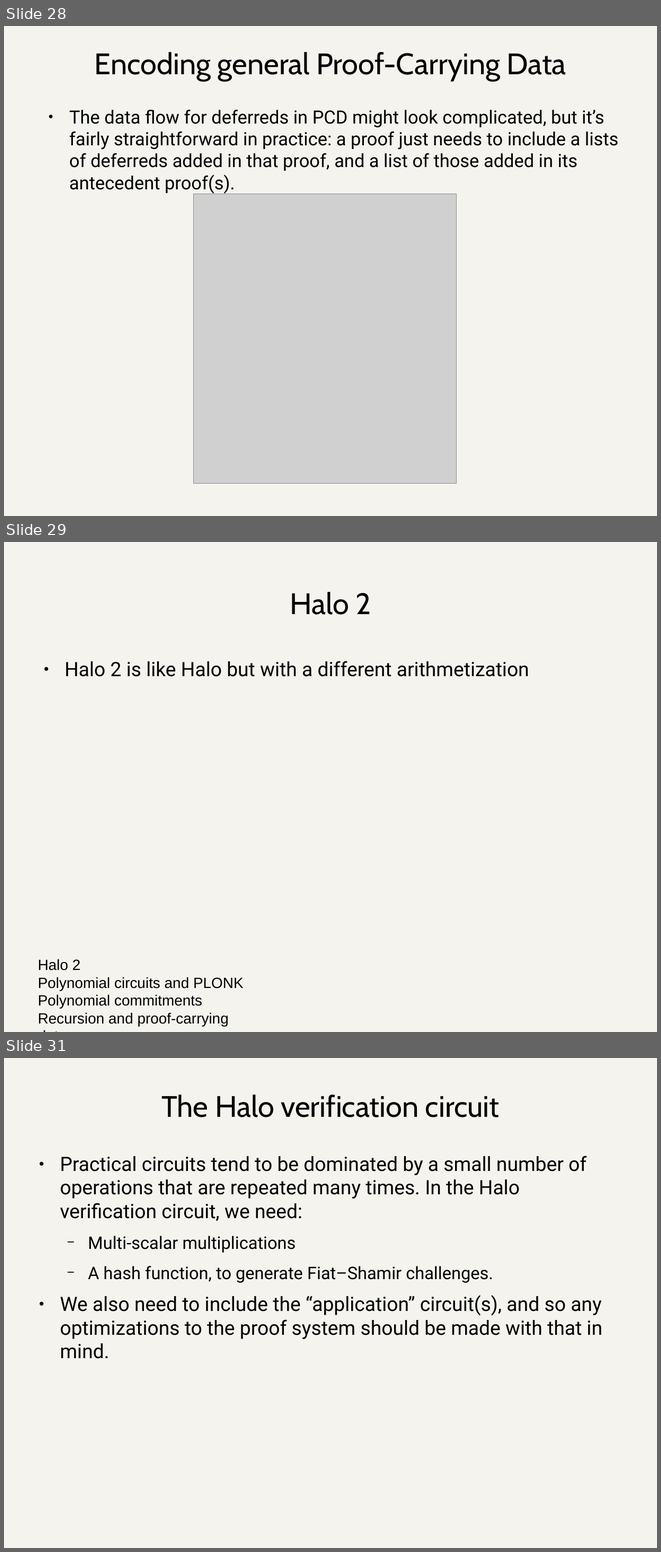
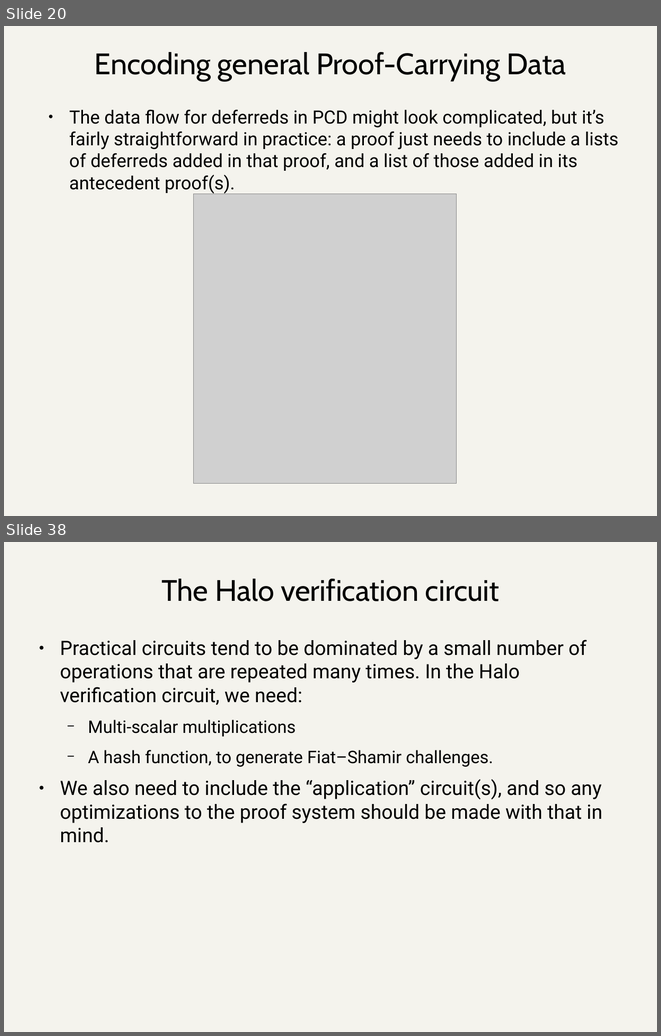
Before and after one commit to daira/halographs, a slide deck: deepdive.odp. Shown one above the other, each under a label of ours: slides 28, 29 and 31 before the commit, slides 20 and 38 after it; the slides between them are not shown. The pictures are 661x1552 and 661x1036 pixels, drawn with LibreOffice and Linux fonts; fonts in the diff are those of the drawing; grey boxes stand for pictures. Boxes give left, top, right and bottom in pixels: in the first picture for what was removed or moved away, otherwise in the second. Text is boxed around its words. In the diff, an @@ line names an element or a change of style, - is before the commit and + after.

Commit message:
Add details about PLONK to deepdive.odp

```diff
--- a/deepdive.odp
+++ b/deepdive.odp
@@ slide 29 removed at (x1=4, y1=542, x2=657, y2=1032), background #F4F3ED @@
@@ title removed at (x1=290, y1=592, x2=371, y2=615) @@
-Halo 2
@@ text removed at (x1=64, y1=661, x2=529, y2=677) @@
-● Halo 2 is like Halo but with a different arithmetization
@@ text removed at (x1=38, y1=959, x2=244, y2=1026) @@
-Halo 2
-Polynomial circuits and PLONK
-Polynomial commitments
-Recursion and proof-carrying data
@@ what was slide 28 is now slide 20 @@
@@ what was slide 31 is now slide 38 @@
```
Also in this commit, not shown: 5 slides changed, 8 slides added, 1 other file.
